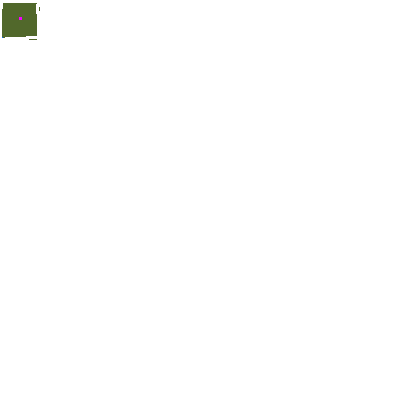
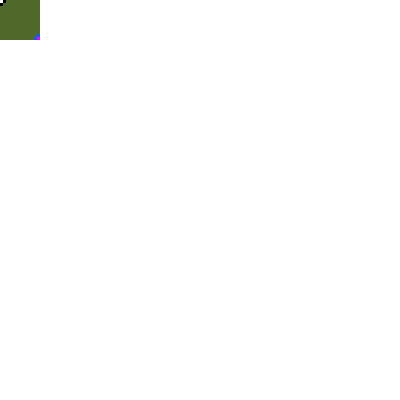
Layer changes from the first 400 × 400 image to the second:
painted on "Background" over [0, 0, 40, 40]
